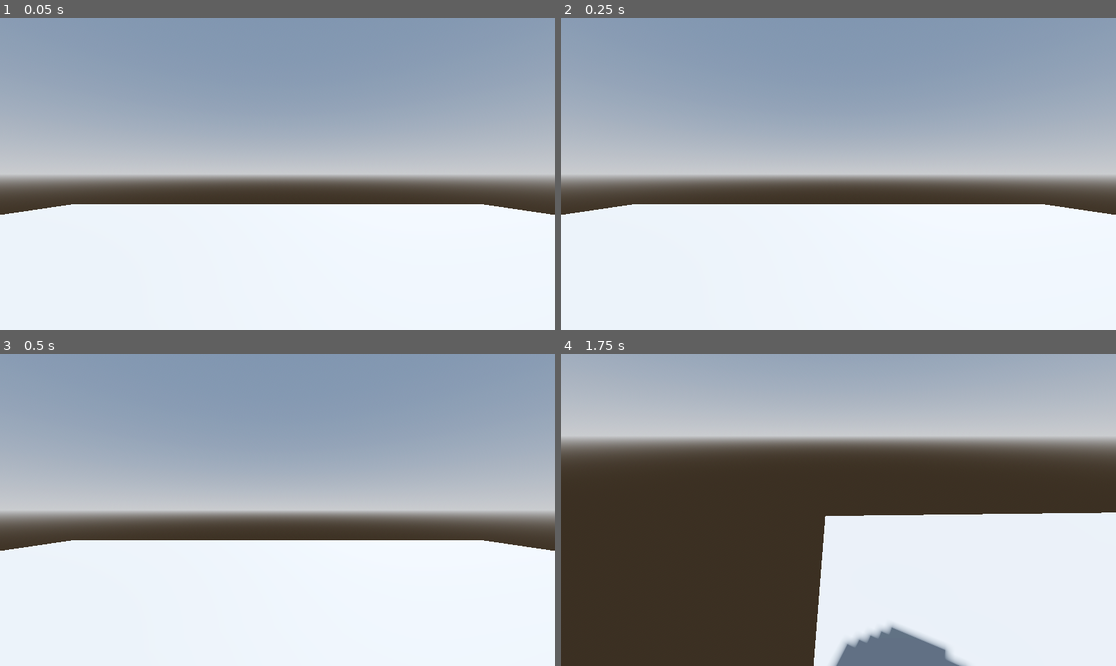
Above: before the commit, frames 1-4 (two rows, left to right).
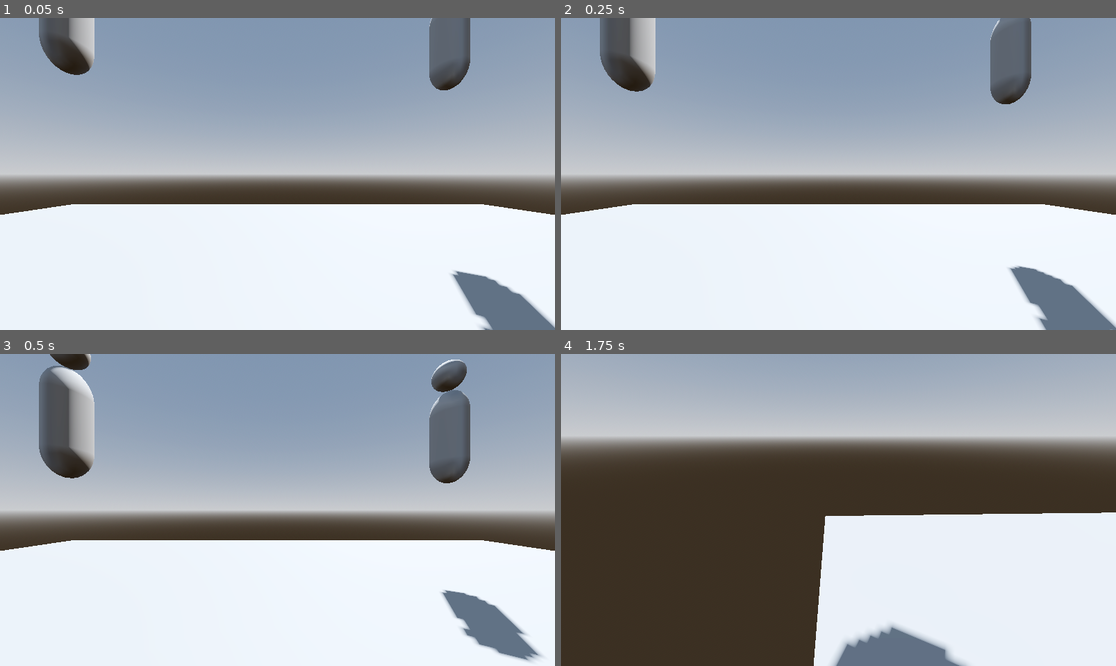
Above: after the commit, the same moments.

Repository: cjpugs/GMTK-Jam-25
Game: Godot game, scene res://scenes/test-level.tscn
The game is run twice, just before and just after one commit, with the same random seed, the same clock (stepped at 60 frames per second) and the same inputs. This scene is started directly instead of the project's main scene.
Inputs (mouse positions are in pixels of both pictures, inside the frame that each line leads up to):
- Up to frame 1 (0.05 s): no input
- Up to frame 2 (0.25 s): no input
- Up to frame 3 (0.5 s): no input
- Up to frame 4 (1.75 s): move the mouse to (960, 494) at 0.52 s; hold Right (move_right) 0.53-1.28 s; click (960, 494) at 0.67 s; move the mouse to (810, 510) at 1.27 s; hold Up (move_forward) from 1.28 s (still down)

The runs differ from the first frame. In frame 1, 5.1% of the frame differs, in the area x 7-100%, y 0-100%; in frame 2, 6.0%; in frame 3, 7.5%, in the area x 7-98%, y 0-99%; in frame 4, nothing differs.

Commit message:
gravity is toggleable

Diff:
--- a/scenes/obstacles/customer.gd
+++ b/scenes/obstacles/customer.gd
@@ -1,4 +1,13 @@
 extends CharacterBody3D
 
-func enable_grav():
-	print("gravity enabled")
+@export var gravity_enabled : bool = false
+@export var gravity = 10
+
+func _physics_process(delta: float) -> void:
+	if gravity_enabled and not is_on_floor():
+		velocity.y -= gravity * delta
+		move_and_slide()
+
+
+func enable_gravity():
+	gravity_enabled = true
--- a/scenes/test-level.tscn
+++ b/scenes/test-level.tscn
@@ -1,6 +1,7 @@
-[gd_scene load_steps=7 format=3 uid="uid://cs1jpi12r1ya"]
+[gd_scene load_steps=8 format=3 uid="uid://d1o5ma1mhor6v"]
 
 [ext_resource type="PackedScene" uid="uid://yo167f7iyygr" path="res://scenes/player/player.tscn" id="1_tny1j"]
+[ext_resource type="PackedScene" uid="uid://cnmcblse6n4sp" path="res://scenes/obstacles/customer.tscn" id="2_qlq2q"]
 
 [sub_resource type="ProceduralSkyMaterial" id="ProceduralSkyMaterial_tny1j"]
 sky_horizon_color = Color(0.662243, 0.671743, 0.686743, 1)
@@ -42,3 +43,19 @@
 
 [node name="CollisionShape3D" type="CollisionShape3D" parent="Ground/StaticBody3D"]
 shape = SubResource("ConcavePolygonShape3D_qlq2q")
+
+[node name="Customer" parent="." instance=ExtResource("2_qlq2q")]
+transform = Transform3D(1, 0, 0, 0, 1, 0, 0, 0, 1, 3.76445, 3.35941, -4.47874)
+gravity_enabled = true
+
+[node name="Customer2" parent="." instance=ExtResource("2_qlq2q")]
+transform = Transform3D(1, 0, 0, 0, 1, 0, 0, 0, 1, -4.63736, 3.35941, 3.38451)
+gravity_enabled = true
+
+[node name="Customer3" parent="." instance=ExtResource("2_qlq2q")]
+transform = Transform3D(1, 0, 0, 0, 1, 0, 0, 0, 1, 4.15026, 3.35941, 3.81553)
+gravity_enabled = true
+
+[node name="Customer4" parent="." instance=ExtResource("2_qlq2q")]
+transform = Transform3D(1, 0, 0, 0, 1, 0, 0, 0, 1, -3.85182, 3.35941, -3.75447)
+gravity_enabled = true
